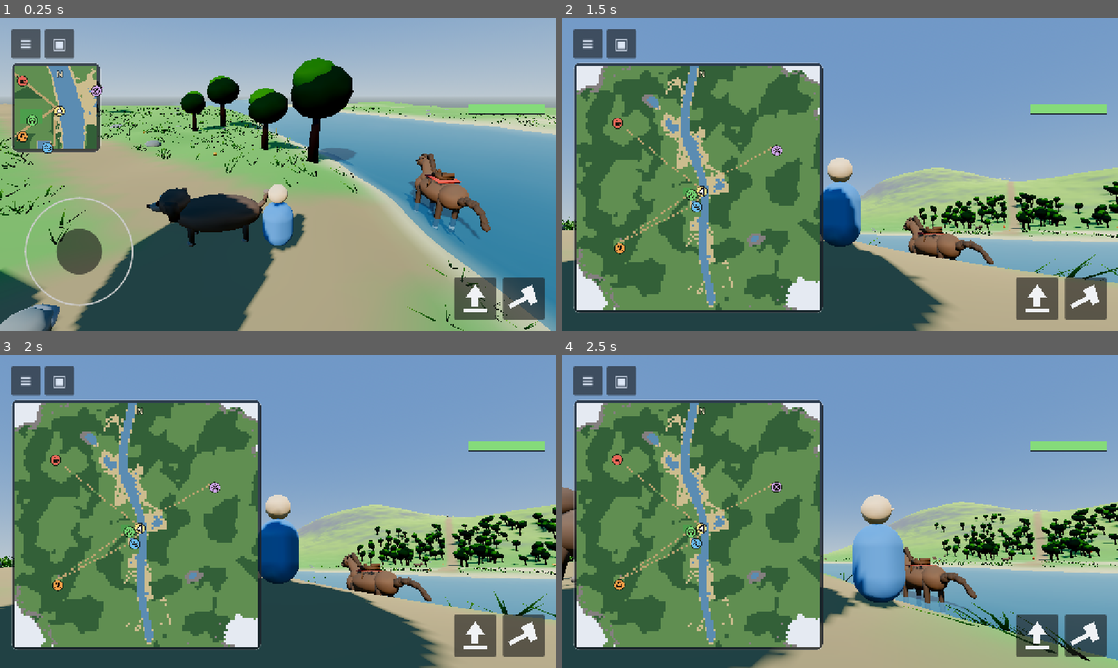
Above: before the commit, frames 1-4 (two rows, left to right).
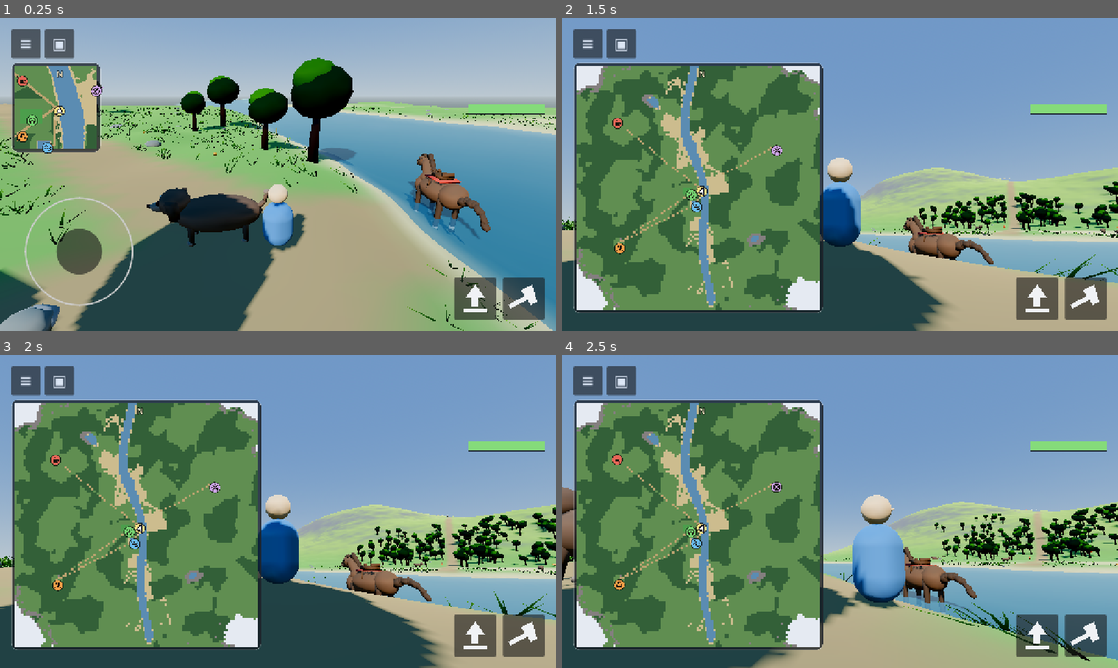
Above: after the commit, the same moments.

Repository: kabartay/aava
Game: Godot game, scene res://main.tscn
Same seed, same stepped clock (60 frames per second), same inputs: the game is played once before the commit and once after it.
Inputs (mouse positions are in pixels of both pictures, inside the frame that each line leads up to):
- Up to frame 1 (0.25 s): no input
- Up to frame 2 (1.5 s): tap Enter at 0.5 s; drag from (840, 174) to (895, 105) at 0.52 s; drag from (617, 108) to (812, 237) at 1.27 s
- Up to frame 3 (2 s): no input
- Up to frame 4 (2.5 s): move the mouse to (895, 442) at 2.02 s; hold D (move_right) from 2.03 s (still down); tap Enter at 2.1 s

The runs differ from the first frame. In frame 1, 0.2% of the frame differs, in the area x 11-100%, y 22-100%; in frame 2, 0.3%; in frame 3, 0.3%, in the area x 15-100%, y 25-79%; in frame 4, 0.3%.

Commit message:
Hold the dry valley above the waterline, so water is where water is drawn
A child could wade into what looked like a sandy patch and sink to the
chest, and the map drew a little blue lake where the eye saw none. The two
disagreed because they answer different questions: the ground is noise, and
noise dips below the waterline anywhere it likes, while the water sheet is
drawn from the river's own line and the ponds' outlines and knows nothing
about a dip in a meadow.

Ground that is not river, pond or the swimming pool's basin is now held
above the waterline, easing off as the river's water is approached so the
bank still shelves into it. Everywhere a child can swim is somewhere they
can see water. The river's width and the fade of its edge were numbers in
the shader alone; they live in the height field now and the shader reads
them, so the ground and the water cannot drift apart.

The water's edge is a definite edge too. Its alpha faded to nothing over
twenty-odd metres of bank, which is the sandy-blue smear that made it
unclear which was water and which was beach.

A check walks the whole valley on a seven-metre grid: every point below the
waterline must be somewhere the water sheet is opaque, using the shader's
own blend rather than a rule of thumb. And the boats' launching now picks
the spot whose depth is nearest the wading depth wanted rather than the last
one deeper than it, since the ponds' shelves steepened with this change.

Diff:
--- a/src/dev/ci_check.gd
+++ b/src/dev/ci_check.gd
@@ -63,6 +63,7 @@
 	_check_animals_are_solid()
 	_check_a_dog_asks_for_a_stick()
 	_check_water_sounds_and_looks_like_water()
+	_check_every_wet_place_shows_water()
 	_check_the_shop_adds_up()
 	_check_nodes_are_usable_immediately()
 	_check_energy_never_strands()
@@ -1280,6 +1281,58 @@
 	var to_other := Vector3(colour.r - other.r, colour.g - other.g, colour.b - other.b).length()
 	return to_wanted < to_other
 
+## Anywhere a child can swim must be somewhere they can see water.
+##
+## The valley floor is noise and noise dips: there were hollows below the
+## waterline out in the meadow, and the water sheet is drawn from the river's
+## line and the ponds' outlines, so nothing was drawn over them. A child
+## walked in and sank to the chest on what looked like sand, while the map,
+## which reads the ground, drew a blue lake there. The ground is held above
+## the waterline unless it is river or pond; this walks the valley and
+## checks it.
+func _check_every_wet_place_shows_water() -> void:
+	print("every wet place shows water")
+	var field := HeightField.new(20260903)
+	var stray := 0
+	var worst := Vector3.ZERO
+	var deepest := 0.0
+	var wet_samples := 0
+	for z in range(-400, 401, 7):
+		for x in range(-400, 401, 7):
+			var here := field.height_at(float(x), float(z))
+			if here >= HeightField.WATER_LEVEL:
+				continue
+			wet_samples += 1
+			# Water is drawn where the sheet's own blend is strong enough to be
+			# opaque — the same formula the shader runs, so this asks about the
+			# water a child actually sees rather than about a rule of thumb.
+			var to_river := absf(float(x) - field.river_centre_x(float(z)))
+			var blend := 1.0 - smoothstep(
+				HeightField.RIVER_HALF_WIDTH,
+				HeightField.RIVER_HALF_WIDTH + HeightField.RIVER_BANK_FADE,
+				to_river
+			)
+			var shown := blend > 0.3
+			shown = shown or Lakes.influence(float(x), float(z)) > 0.3
+			shown = shown or PlaceSpec.excavation(float(x), float(z), field.camp_centre()) > 0.0
+			if shown:
+				continue
+			stray += 1
+			if HeightField.WATER_LEVEL - here > deepest:
+				deepest = HeightField.WATER_LEVEL - here
+				worst = Vector3(float(x), here, float(z))
+	_expect(wet_samples > 0, "the valley has water in it at all (%d wet samples)" % wet_samples)
+	if stray > 0:
+		printerr("  worst is %.2f m under the water at (%.0f, %.0f)" % [deepest, worst.x, worst.z])
+	_expect(stray == 0, "and no hollow away from the river or a pond is below the waterline (%d found)" % stray)
+
+	# The river and the ponds are still wet, or the holding-up has flattened
+	# the valley's water away entirely.
+	var river_x := field.river_centre_x(40.0)
+	_expect(field.height_at(river_x, 40.0) < HeightField.WATER_LEVEL - 1.0, "the river is still a river")
+	var pond := Vector3(Lakes.PONDS[0], 0.0, Lakes.PONDS[1])
+	_expect(field.height_at(pond.x, pond.z) < HeightField.WATER_LEVEL - 1.0, "and the pond is still a pond")
+
 func _check_trees_are_solid() -> void:
 	print("a tree stops you")
 	var field := HeightField.new(20260903)
--- a/src/world/height_field.gd
+++ b/src/world/height_field.gd
@@ -50,6 +50,24 @@
 ## How high the football pitch sits. Fixed rather than sampled from the natural
 ## ground, because a pitch has to be level and a level surface needs one number.
 const PITCH_LEVEL := 2.4
+
+## How wide the river's water is drawn, and over how far its edge fades out.
+## The water sheet's shader reads these, so the ground and the water agree
+## about where the river is rather than each holding its own numbers.
+const RIVER_HALF_WIDTH := 16.0
+const RIVER_BANK_FADE := 26.0
+
+## How far above the waterline dry land is held.
+##
+## The valley floor is noise, and noise dips: away from the river there were
+## hollows below the waterline with no water drawn over them, because water
+## is drawn from the river's line and the ponds' outlines and knows nothing
+## about a dip in a meadow. A child walking into one sank to the chest on
+## what looked like sand, and the map — which reads the ground — drew a
+## little blue lake where the eye saw none. Ground that is not river or pond
+## is held above the water instead, so that everywhere a child can swim is
+## somewhere they can see water.
+const DRY_BANK := 0.35
 
 var seed: int
 
@@ -161,7 +179,23 @@
 	if lake > 0.0:
 		floor_height = lerpf(floor_height, WATER_LEVEL - Lakes.DEPTH, lake)
 
-	return floor_height
+	return _dry_unless_water(floor_height, x, z, lake)
+
+## Hold the ground above the waterline unless this is somewhere water is
+## actually drawn: the river's own width, or a pond. Excavated ground — the
+## swimming pool — is left alone, since it is a basin of its own.
+func _dry_unless_water(floor_height: float, x: float, z: float, lake: float) -> float:
+	if floor_height > WATER_LEVEL + DRY_BANK:
+		return floor_height
+	var wet := 1.0 - smoothstep(
+		RIVER_HALF_WIDTH, RIVER_HALF_WIDTH + RIVER_BANK_FADE, absf(x - river_centre_x(z))
+	)
+	wet = maxf(wet, lake)
+	if wet > 0.999:
+		return floor_height
+	if PlaceSpec.excavation(x, z, camp_centre()) > 0.0:
+		return floor_height
+	return maxf(floor_height, lerpf(WATER_LEVEL + DRY_BANK, floor_height, wet))
 
 ## Fill a square grid of heights in one call.
 ##
@@ -214,7 +248,12 @@
 					height = lerpf(height, WATER_LEVEL - Lakes.DEPTH, lake)
 			if dams_here:
 				height += DamSpec.fill(x, z, river_centre_x(z), dams_built)
-			out[gz * count + gx] = height
+			# The same holding-above-water as height_at does, or the mesh and
+			# the collision would disagree with everything that asks a point
+			# at a time. A check compares the two.
+			out[gz * count + gx] = _dry_unless_water(
+				height, x, z, Lakes.influence(x, z) if lakes_here else 0.0
+			)
 	return out
 
 ## Whether a box comes within `reach` of a centre. Both are axis-aligned, so
--- a/src/world/mounts.gd
+++ b/src/world/mounts.gd
@@ -79,14 +79,20 @@
 	for i in count:
 		var bearing := TAU * float(i) / float(count) + 0.4
 		var direction := Vector3(cos(bearing), 0.0, sin(bearing))
+		# The spot whose water is nearest the wading depth wanted, rather than
+		# the last one deeper than it: the pond's shelf steepened when the
+		# valley's dry ground was held above the waterline, and a half-metre
+		# stride along it could step straight past the depth being looked for.
 		var spot := centre
-		var walked := 0.5
+		var closest := 1e9
+		var walked := 0.25
 		while walked < reach:
 			var probe := centre + direction * walked
-			if field.height_at(probe.x, probe.z) > HeightField.WATER_LEVEL - depth:
-				break
-			spot = probe
-			walked += 0.5
+			var under := HeightField.WATER_LEVEL - field.height_at(probe.x, probe.z)
+			if under > 0.0 and absf(under - depth) < closest:
+				closest = absf(under - depth)
+				spot = probe
+			walked += 0.25
 		# Facing the middle of the pond: rotation about Y that sends -Z to
 		# -direction.
 		place(MountKinds.boat_id(i), spot, atan2(direction.x, direction.z))
--- a/src/world/water.gd
+++ b/src/world/water.gd
@@ -128,7 +128,10 @@
 	float fresnel = pow(1.0 - clamp(dot(NORMAL, VIEW), 0.0, 1.0), 3.0);
 
 	ALBEDO = mix(shallow_color, deep_color, clamp(bank_blend, 0.0, 1.0));
-	ALPHA = mix(0.0, mix(0.62, 0.92, fresnel), clamp(bank_blend * 1.15, 0.0, 1.0));
+	// A definite edge rather than a long fade into nothing: water that fades
+	// out over twenty metres of bank leaves a sandy-blue smear where a child
+	// cannot tell which is water and which is beach.
+	ALPHA = mix(0.62, 0.92, fresnel) * smoothstep(0.06, 0.30, bank_blend);
 
 	ROUGHNESS = 0.08;
 	SPECULAR = 0.75;
@@ -167,6 +170,8 @@
 	material.set_shader_parameter("pond_count", places.size())
 	material.set_shader_parameter("pond_place", places)
 	material.set_shader_parameter("pond_turn", turns)
+	material.set_shader_parameter("river_half_width", HeightField.RIVER_HALF_WIDTH)
+	material.set_shader_parameter("bank_fade", HeightField.RIVER_BANK_FADE)
 	material.set_shader_parameter("pond_shelf", Lakes.SHELF)
 	material.set_shader_parameter("pond_wobble", Lakes.WOBBLE)
 
